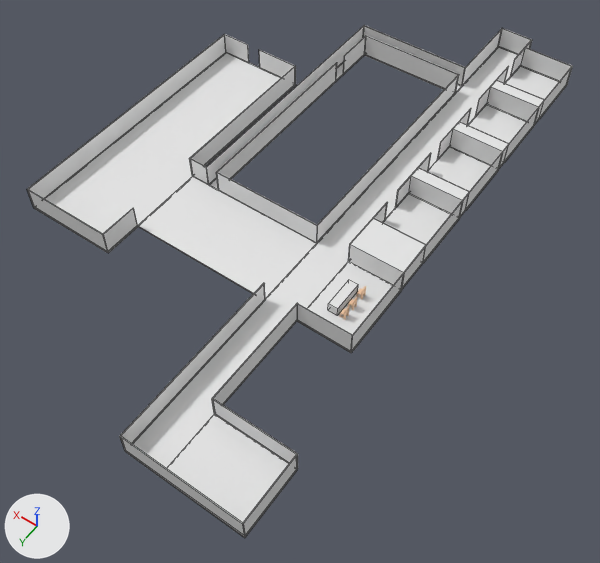
The Blender file Assets/3dmodels/jocunity.blend as it was, and as the next commit left it.
Both versions are drawn from a 50 mm camera at (-50.2, 46.9, 72.7) aimed at (-14.1, -3.7, -6.7). The axes (+X, +Y, +Z) are drawn at lower left. The lights are the same throughout. Mesh edges are drawn as thin lines on the coarser meshes.
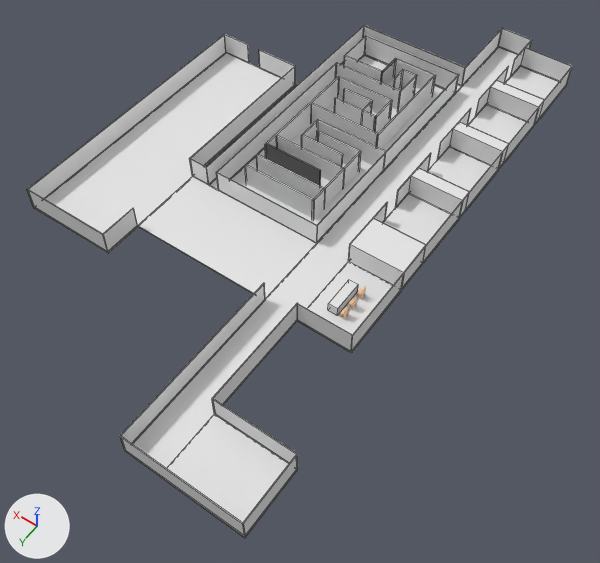
The change, as a list of edits to the scene's bpy script:
```text
Add ob_cube_069:
    ob_cube_069 = bpy.data.objects.new('Cube.069', me_cube_093)  # a box spanning x -1.0..1.0, y -1.0..1.0, z -1.0..1.0
    ob_cube_069.location = (-7.0, -12.2, 1.2)
    ob_cube_069.scale = (4.0, 0.1, 2.0)
Add ob_cube_067:
    ob_cube_067 = bpy.data.objects.new('Cube.067', me_cube_093.copy())
    ob_cube_067.location = (-13.0, -12.8, 1.2)
    ob_cube_067.rotation_euler = (0.0, 0.0, 1.571)  # degrees (0, 0, 90)
    ob_cube_067.scale = (5.0, 0.1, 2.0)
Add ob_cube_066:
    ob_cube_066 = bpy.data.objects.new('Cube.066', me_cube_093.copy())
    ob_cube_066.location = (-8.6, -16.1, 1.2)
    ob_cube_066.scale = (3.0, 0.1, 2.0)
Add ob_cube_065:
    ob_cube_065 = bpy.data.objects.new('Cube.065', me_cube_093.copy())
    ob_cube_065.location = (-8.1, -10.1, 1.2)
    ob_cube_065.scale = (5.0, 0.1, 2.0)
Add ob_cube_064:
    ob_cube_064 = bpy.data.objects.new('Cube.064', me_cube_093.copy())
    ob_cube_064.location = (-9.1, -25.3, 1.2)
    ob_cube_064.rotation_euler = (0.0, 0.0, 1.571)  # degrees (0, 0, 90)
    ob_cube_064.scale = (1.0, 0.1, 2.0)
Add ob_cube_063:
    ob_cube_063 = bpy.data.objects.new('Cube.063', me_cube_093.copy())
    ob_cube_063.location = (-8.1, -14.2, 1.2)
    ob_cube_063.scale = (5.0, 0.1, 2.0)
Add ob_cube_062:
    ob_cube_062 = bpy.data.objects.new('Cube.062', me_cube_093.copy())
    ob_cube_062.location = (-9.9, -17.7, 1.2)
    ob_cube_062.scale = (3.0, 0.1, 2.0)
Add ob_cube_061:
    ob_cube_061 = bpy.data.objects.new('Cube.061', me_cube_093.copy())
    ob_cube_061.location = (-8.1, -21.6, 1.2)
    ob_cube_061.scale = (5.0, 0.1, 2.0)
Add ob_cube_060:
    ob_cube_060 = bpy.data.objects.new('Cube.060', me_cube_093.copy())
    ob_cube_060.location = (-8.1, -7.9, 1.2)
    ob_cube_060.scale = (5.0, 0.1, 2.0)
Add ob_cube_059:
    ob_cube_059 = bpy.data.objects.new('Cube.059', me_cube_093.copy())
    ob_cube_059.location = (-8.1, -24.2, 1.2)
    ob_cube_059.scale = (3.1, 0.1, 2.0)
Add ob_cube_058:
    ob_cube_058 = bpy.data.objects.new('Cube.058', me_cube_093.copy())
    ob_cube_058.location = (-9.1, -33.1, 1.2)
    ob_cube_058.rotation_euler = (0.0, 0.0, 1.571)  # degrees (0, 0, 90)
    ob_cube_058.scale = (1.0, 0.1, 2.0)
Add ob_cube_057:
    ob_cube_057 = bpy.data.objects.new('Cube.057', me_cube_093.copy())
    ob_cube_057.location = (-7.0, -26.4, 1.2)
    ob_cube_057.scale = (2.15, 0.1, 2.0)
Add ob_cube_056:
    ob_cube_056 = bpy.data.objects.new('Cube.056', me_cube_093.copy())
    ob_cube_056.location = (-10.1, -35.6, 1.2)
    ob_cube_056.scale = (3.1, 0.1, 2.0)
Add ob_cube_055:
    ob_cube_055 = bpy.data.objects.new('Cube.055', me_cube_093.copy())
    ob_cube_055.location = (-11.1, -32.1, 1.2)
    ob_cube_055.rotation_euler = (0.0, 0.0, 1.571)  # degrees (0, 0, 90)
    ob_cube_055.scale = (2.0, 0.1, 2.0)
Add ob_cube_054:
    ob_cube_054 = bpy.data.objects.new('Cube.054', me_cube_093.copy())
    ob_cube_054.location = (-7.1, -33.9, 1.2)
    ob_cube_054.rotation_euler = (0.0, 0.0, 1.571)  # degrees (0, 0, 90)
    ob_cube_054.scale = (1.75, 0.1, 2.0)
Add ob_cube_053:
    ob_cube_053 = bpy.data.objects.new('Cube.053', me_cube_093.copy())
    ob_cube_053.location = (-6.1, -30.2, 1.2)
    ob_cube_053.scale = (5.0, 0.1, 2.0)
Add ob_cube_051:
    ob_cube_051 = bpy.data.objects.new('Cube.051', me_cube_093.copy())
    ob_cube_051.location = (-4.1, -32.2, 1.2)
    ob_cube_051.scale = (3.0, 0.1, 2.0)
Add ob_cube_050:
    ob_cube_050 = bpy.data.objects.new('Cube.050', me_cube_093.copy())
    ob_cube_050.location = (-5.6, -17.6, 1.2)
    ob_cube_050.rotation_euler = (0.0, 0.0, 1.571)  # degrees (0, 0, 90)
    ob_cube_050.scale = (1.7, 0.1, 2.0)
Add ob_cube_049:
    ob_cube_049 = bpy.data.objects.new('Cube.049', me_cube_093.copy())
    ob_cube_049.location = (-10.1, -34.1, 1.2)
    ob_cube_049.scale = (1.1, 0.1, 2.0)
Add ob_cube_048:
    ob_cube_048 = bpy.data.objects.new('Cube.048', me_cube_093.copy())
    ob_cube_048.location = (-3.0, -20.1, 1.2)
    ob_cube_048.rotation_euler = (0.0, 0.0, 1.571)  # degrees (0, 0, 90)
    ob_cube_048.scale = (8.0, 0.1, 2.0)
Add ob_cube_047:
    ob_cube_047 = bpy.data.objects.new('Cube.047', me_cube_093.copy())
    ob_cube_047.location = (-11.1, -26.1, 1.2)
    ob_cube_047.rotation_euler = (0.0, 0.0, 1.571)  # degrees (0, 0, 90)
    ob_cube_047.scale = (2.0, 0.1, 2.0)
Add ob_cube_046:
    ob_cube_046 = bpy.data.objects.new('Cube.046', me_cube_093.copy())
    ob_cube_046.location = (-7.0, -28.0, 1.2)
    ob_cube_046.scale = (4.0, 0.1, 2.0)
Add ob_cube_045:
    ob_cube_045 = bpy.data.objects.new('Cube.045', me_cube_093.copy())
    ob_cube_045.location = (-10.5, -19.5, 1.2)
    ob_cube_045.scale = (5.0, 0.1, 2.0)
Add ob_cube_044:
    ob_cube_044 = bpy.data.objects.new('Cube.044', me_cube_093.copy())
    ob_cube_044.location = (-13.1, -28.5, 1.2)
    ob_cube_044.rotation_euler = (0.0, 0.0, 1.571)  # degrees (0, 0, 90)
    ob_cube_044.scale = (7.0, 0.1, 2.0)
Add ob_cube_043:
    ob_cube_043 = bpy.data.objects.new('Cube.043', me_cube_093.copy())
    ob_cube_043.location = (-8.3, -21.2, 0.0)
    ob_cube_043.scale = (7.25, 16.2, 0.1)
```

Where the change shows, as pixel boxes [x1, y1, x2, y2] in the pictures (600 x 563 px):
'Cube.043', added
    after: [231, 55, 444, 225]
'Cube.060', added
    after: [245, 164, 315, 219]
'Cube.048', added
    after: [265, 76, 339, 159]
'Cube.065', added
    after: [256, 154, 326, 208]
'Cube.044', added
    after: [376, 76, 435, 149]
'Cube.063', added
    after: [276, 135, 345, 188]
'Cube.061', added
    after: [311, 103, 378, 146]
'Cube.067', added
    after: [312, 151, 361, 219]
'Cube.045', added
    after: [317, 119, 386, 166]
'Cube.053', added
    after: [336, 63, 400, 110]
'Cube.069', added
    after: [266, 144, 321, 186]
'Cube.059', added
    after: [334, 98, 377, 132]
'Cube.046', added
    after: [338, 77, 391, 114]
'Cube.066', added
    after: [302, 135, 343, 167]
'Cube.062', added
    after: [318, 131, 359, 165]
'Cube.056', added
    after: [394, 58, 436, 92]
'Cube.051', added
    after: [344, 55, 382, 82]
'Cube.057', added
    after: [343, 88, 373, 114]
'Cube.047', added
    after: [373, 100, 393, 133]
'Cube.055', added
    after: [397, 76, 416, 111]
'Cube.054', added
    after: [381, 59, 396, 85]
'Cube.050', added
    after: [301, 120, 318, 147]
'Cube.049', added
    after: [401, 70, 417, 94]
'Cube.058', added
    after: [393, 70, 404, 90]
'Cube.064', added
    after: [362, 101, 372, 113]
